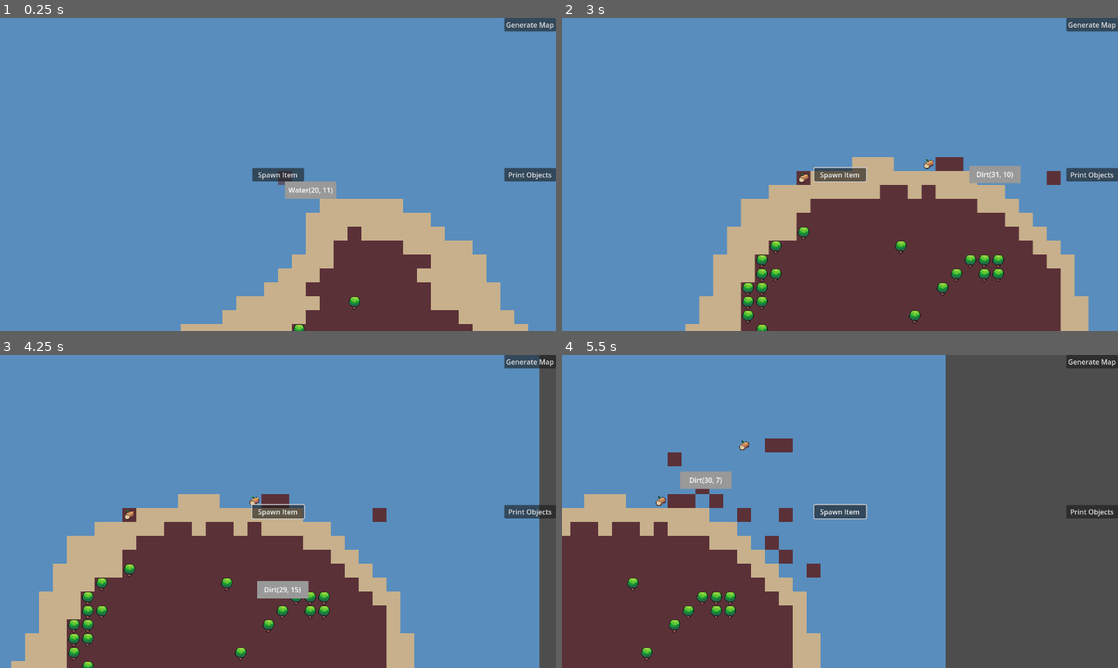
Above: before the commit, frames 1-4 (two rows, left to right).
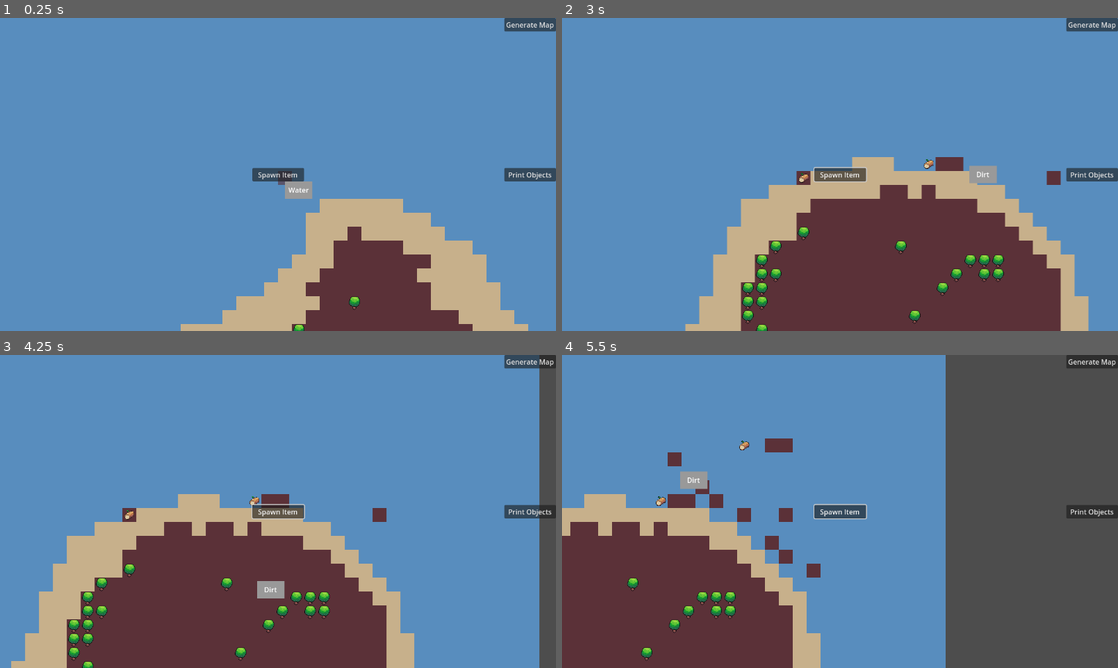
Above: after the commit, the same moments.

Repository: ColdTerror/Core-and-Conveyor
Game: Godot game, scene res://scenes/level.tscn
The game is run twice, just before and just after one commit, with the same random seed, the same clock (stepped at 60 frames per second) and the same inputs. The engine's default icon, where the game draws it, is replaced by a stand-in: a white triangle on a blue panel in a dark square.
Inputs (mouse positions are in pixels of both pictures, inside the frame that each line leads up to):
- Up to frame 1 (0.25 s): no input
- Up to frame 2 (3 s): click "Generate Map" at 0.5 s; click "Print Objects" at 1.25 s; click "Spawn Item" at 2 s; tap Enter at 2.75 s; move the mouse to (962, 158) at 2.77 s; hold Right (ui_right) from 2.78 s (still down); hold R (rotate_tile) from 2.78 s (still down); click (962, 158) at 2.92 s
- Up to frame 3 (4.25 s): release Right (ui_right) at 3.5 s; release R (rotate_tile) at 3.5 s; drag from (166, 527) to (250, 574) at 3.52 s
- Up to frame 4 (5.5 s): tap Space at 4.25 s; move the mouse to (895, 442) at 4.27 s; hold Right (ui_right) 4.28-5 s; hold R (rotate_tile) 4.28-5 s; click (895, 442) at 4.42 s; drag from (812, 574) to (673, 464) at 5.02 s

The runs differ from the first frame. In frame 1, 0.2% of the frame differs, in the area x 55-61%, y 52-58%; in frame 2, 0.3%; in frame 3, 0.3%; in frame 4, 0.3%, in the area x 22-31%, y 37-43%.
Error in both runs: Invalid access to property or key 'buildings' on a base object of type 'Node2D (Level.gd)'. (res://scripts/item.gd:27)

Commit message:
Refactor resource system for generic regrowth and visuals
Generalize the resource and regrowth system to support multiple resource types beyond forests. Resource state changes now use data-driven atlas coordinates for visuals, removing hardcoded constants. The resource manager and level scripts have been updated to handle generic resource harvesting, regrowth, and state transitions, with improved tooltip and input handling.

Diff:
--- a/resources/tiles/3_Forest.tres
+++ b/resources/tiles/3_Forest.tres
@@ -6,4 +6,8 @@
 script = ExtResource("1_dcr3u")
 display_name = "Forest"
 is_object = true
+can_regrow = true
+atlas_coords_full = Vector2i(1, 3)
+atlas_coords_depleted = Vector2i(0, 4)
+atlas_coords_harvesting = Vector2i(2, 3)
 metadata/_custom_type_script = "uid://dnsharo0i5t5i"
--- a/resources/tiles/tile_data_resource.gd
+++ b/resources/tiles/tile_data_resource.gd
@@ -2,16 +2,25 @@
 extends Resource
 class_name TileDataResource
 
+@export_group("General")
 @export var display_name: String = "Unknown"
 @export var is_object: bool = false
 @export var is_conveyor: bool = false
 @export var conveyor_direction: Vector2 = Vector2.RIGHT
+
+@export_group("Mining & Resources")
 @export var total_resources: int = 10
 @export var amount_per_mine: int = 1
 @export var mining_time: float = 1.0
-@export var regrow_time: float = 5.0 # optional per tile
-var current_resources: int = total_resources
-@export var texture: Texture2D
 
-func _init():
-	current_resources = total_resources
+@export_group("Regrowth")
+@export var can_regrow: bool = false
+@export var regrow_time: float = 5.0
+
+@export_group("Visuals (Atlas Coords)")
+# Default/Full state coordinates (e.g. The full tree)
+@export var atlas_coords_full: Vector2i
+# Depleted/Stump state coordinates (e.g. The stump)
+@export var atlas_coords_depleted: Vector2i = Vector2i(-1, -1)
+# Optional: Intermediate state (e.g. Leafless tree)
+@export var atlas_coords_harvesting: Vector2i = Vector2i(-1, -1)
--- a/scripts/Level.gd
+++ b/scripts/Level.gd
@@ -67,40 +67,55 @@
 
 func _ready():
 	generate_simple_map()
-
-	#Hide popup at start
 	hover_popup.hide()
 
-	ResourceManager.forest_state_changed.connect(_on_forest_state_changed)
+	# Connect the new Generic Signal
+	ResourceManager.resource_state_changed.connect(_on_resource_state_changed)
 
 
 
 # =========================
-# Forest regrowth helpers
+# Resource state change
 # =========================
 
-const TREE_FULL_ATLAS := Vector2i(1, 3)
-const TREE_LEAFLESS_ATLAS := Vector2i(2, 3)
-const TREE_STUMP_ATLAS := Vector2i(0, 4)
-
-func is_forest_tile(tile: Vector2i) -> bool:
-	var atlas := object_layer.get_cell_atlas_coords(tile)
-	return atlas == TREE_FULL_ATLAS
-
-func remove_forest(tile: Vector2i):
-	ResourceManager.harvest_forest(tile)
-
-func _on_forest_state_changed(tile: Vector2i, state: int):
+func _on_resource_state_changed(tile: Vector2i, state: int, data: TileDataResource):
+	# Now we don't need hardcoded constants like TREE_FULL_ATLAS!
+	# We use the data passed back to us.
+
 	match state:
-		ResourceManager.ForestState.FULL:
-			object_layer.set_cell(tile, 0, TREE_FULL_ATLAS)
-
-		ResourceManager.ForestState.HARVESTING:
-			object_layer.set_cell(tile, 0, TREE_LEAFLESS_ATLAS)
-
-		ResourceManager.ForestState.DEPLETED:
-			object_layer.set_cell(tile, 0, TREE_STUMP_ATLAS)
-
+		ResourceManager.ResourceState.FULL:
+			object_layer.set_cell(tile, 0, data.atlas_coords_full)
+			# Refill health in your tracking dict
+			if active_grid_objects.has(tile):
+				active_grid_objects[tile]["health"] = data.total_resources
+
+		ResourceManager.ResourceState.HARVESTING:
+			# If the data has a specific look for harvesting (leafless), use it
+			if data.atlas_coords_harvesting != Vector2i(-1, -1):
+				object_layer.set_cell(tile, 0, data.atlas_coords_harvesting)
+
+		ResourceManager.ResourceState.DEPLETED:
+			# If the data has a stump look, use it; otherwise remove tile
+			if data.atlas_coords_depleted != Vector2i(-1, -1):
+				object_layer.set_cell(tile, 0, data.atlas_coords_depleted)
+			else:
+				object_layer.set_cell(tile, -1) # Remove completely if no stump sprite
+
+
+
+func handle_harvest_input(grid_pos: Vector2i):
+	# 1. Check if something exists here
+	if not active_grid_objects.has(grid_pos):
+		return
+
+	var obj_info = active_grid_objects[grid_pos]
+	var data = obj_info["data"]
+
+	# 2. Send Request to Manager
+	# We pass 'obj_info' so the manager can edit the health directly.
+	# We can also pass a specific amount (e.g. 10) if we have a super-pickaxe later.
+	ResourceManager.request_harvest(grid_pos, obj_info)
+# ===========================
 
 func get_object_tile_index(tile: Vector2i) -> int:
 	var atlas := object_layer.get_cell_atlas_coords(tile)
@@ -122,8 +137,7 @@
 			place_tile(grid_pos, tile_library[current_tile_index])
 
 	if Input.is_mouse_button_pressed(MOUSE_BUTTON_RIGHT):
-		if is_forest_tile(grid_pos):
-			remove_forest(grid_pos)
+		handle_harvest_input(grid_pos)
 
 
 
@@ -197,8 +211,7 @@
 			# Thick Forests on Grass
 			if t_type == TERRAIN_GRASS:
 				if d_val > 0.68: # Higher number = thicker, smaller groves
-					object_layer.set_cell(pos, 0, TREE_FULL_ATLAS)
-					ResourceManager.forest_states[pos] = ResourceManager.ForestState.FULL
+					place_resource_at(pos, RES_TREE)
 
 			# Concentrated Rock Veins on Mountains
 			if t_type == RES_STONE:
@@ -214,10 +227,13 @@
 
 func place_resource_at(grid_pos: Vector2i, resource_index: int):
 	if resource_index >= tile_library.size(): return
+
 	var data = tile_library[resource_index]
-	var atlas_coords = Vector2i(resource_index % ATLAS_COLUMNS, resource_index / ATLAS_COLUMNS)
-
-	object_layer.set_cell(grid_pos, 0, atlas_coords)
+
+	# NEW: Use the explicit coordinate from the resource data
+	object_layer.set_cell(grid_pos, 0, data.atlas_coords_full)
+
+	# Register in the system
 	active_grid_objects[grid_pos] = {
 		"health": data.total_resources,
 		"data": data
@@ -241,25 +257,26 @@
 
 func update_tooltip(grid_pos: Vector2i):
 	tooltip.visible = false
-	if is_forest_tile(grid_pos):
-		tooltip_label.text = "Forest"
+
+	# 1. Check for Objects (Trees, Rocks, Buildings) using your dictionary
+	if active_grid_objects.has(grid_pos):
+		var info = active_grid_objects[grid_pos]
+		var data = info["data"]
+
+		tooltip_label.text = "%s\nHP: %d/%d" % [data.display_name, info["health"], data.total_resources]
 		tooltip.visible = true
 		tooltip.global_position = get_viewport().get_mouse_position() + Vector2(16, 16)
 		return
 
-	var obj_atlas = object_layer.get_cell_atlas_coords(grid_pos)
+	# 2. Fallback: Check for Terrain (Grass/Water/Sand)
+	# Since terrain isn't in active_grid_objects, we keep the old math logic here
 	var terr_atlas = terrain_layer.get_cell_atlas_coords(grid_pos)
-
-	var index = -1
-	if obj_atlas != Vector2i(-1, -1):
-		index = obj_atlas.y * ATLAS_COLUMNS + obj_atlas.x
-	elif terr_atlas != Vector2i(-1, -1):
-		index = terr_atlas.y * ATLAS_COLUMNS + terr_atlas.x
-
-	if index != -1 and index < tile_library.size():
-		tooltip_label.text = tile_library[index].display_name + str(grid_pos)
-		tooltip.visible = true
-		tooltip.global_position = get_viewport().get_mouse_position() + Vector2(16, 16)
+	if terr_atlas != Vector2i(-1, -1):
+		var index = terr_atlas.y * ATLAS_COLUMNS + terr_atlas.x
+		if index < tile_library.size():
+			tooltip_label.text = tile_library[index].display_name
+			tooltip.visible = true
+			tooltip.global_position = get_viewport().get_mouse_position() + Vector2(16, 16)
 
 func place_tile(grid_pos: Vector2i, data: TileDataResource):
 	var atlas_coords = Vector2i(current_tile_index % ATLAS_COLUMNS, current_tile_index / ATLAS_COLUMNS)
--- a/scripts/resource_manager.gd
+++ b/scripts/resource_manager.gd
@@ -1,55 +1,120 @@
+# ResourceManager.gd
 extends Node
 
-enum ForestState {
+enum ResourceState {
 	FULL,
 	HARVESTING,
 	DEPLETED
 }
 
-@export var forest_regrow_time := 5.0
-@export var forest_mid_regrow_time := 2.0
+# Key: Vector2i -> { "timer": float, "data": TileDataResource, "target_dict": Dictionary }
+var active_regrowth_tasks := {}
 
-# tile -> ForestState
-var forest_states := {}
+# NEW: Key: Vector2i -> float (Time remaining)
+var mining_cooldowns := {}
 
-# tile -> time remaining
-var regrowing_forests := {}
+signal resource_state_changed(tile: Vector2i, state: ResourceState, data: TileDataResource)
 
-signal forest_state_changed(tile: Vector2i, state: int)
+# ---------------------------------------------------------
+# HARVEST LOGIC
+# ---------------------------------------------------------
+func request_harvest(tile: Vector2i, object_info: Dictionary, amount: int = -1):
 
-func harvest_forest(tile: Vector2i):
-	if forest_states.get(tile, ForestState.FULL) != ForestState.FULL:
+	# 1. CHECK: Is the tile regrowing?
+	if active_regrowth_tasks.has(tile):
 		return
 
-	# Step 1: harvesting begins
-	forest_states[tile] = ForestState.HARVESTING
-	forest_state_changed.emit(tile, ForestState.HARVESTING)
+	# 2. NEW CHECK: Is the tile on mining cooldown?
+	if mining_cooldowns.has(tile):
+		return
 
-	# Step 2: schedule depletion
-	get_tree().create_timer(1.5).timeout.connect(func():
-		forest_states[tile] = ForestState.DEPLETED
-		forest_state_changed.emit(tile, ForestState.DEPLETED)
+	var data = object_info["data"] as TileDataResource
 
-		# Step 3: start regrow timer
-		regrowing_forests[tile] = forest_regrow_time
-	)
+	# 3. START COOLDOWN
+	# We prevent this tile from being hit again for 'mining_time' seconds
+	mining_cooldowns[tile] = data.mining_time
 
+	# 4. THE MATH
+	var final_amount = amount if amount > 0 else data.amount_per_mine
+	object_info["health"] -= final_amount
+	print("Harvested! HP: %d. Cooldown started: %.1fs" % [object_info["health"], data.mining_time])
+
+	# 5. State Decision
+	if object_info["health"] <= 0:
+		object_info["health"] = 0
+		_handle_depletion(tile, data, object_info)
+	else:
+		_handle_hit(tile, data)
+
+# ---------------------------------------------------------
+# PROCESS LOOPS
+# ---------------------------------------------------------
 func _process(delta):
-	var finished := []
+	# Loop 1: Handle Mining Cooldowns (The new logic)
+	_process_mining_cooldowns(delta)
 
-	for tile in regrowing_forests.keys():
-		regrowing_forests[tile] -= delta
+	# Loop 2: Handle Forest Regrowth (The existing logic)
+	_process_regrowth(delta)
 
-		# halfway point → leafless
-		if regrowing_forests[tile] <= forest_mid_regrow_time \
-		and forest_states[tile] == ForestState.DEPLETED:
-			forest_states[tile] = ForestState.HARVESTING
-			forest_state_changed.emit(tile, ForestState.HARVESTING)
+func _process_mining_cooldowns(delta: float):
+	if mining_cooldowns.is_empty(): return
 
-		if regrowing_forests[tile] <= 0:
-			finished.append(tile)
+	var finished_cooldowns := []
 
-	for tile in finished:
-		regrowing_forests.erase(tile)
-		forest_states[tile] = ForestState.FULL
-		forest_state_changed.emit(tile, ForestState.FULL)
+	for tile in mining_cooldowns:
+		mining_cooldowns[tile] -= delta
+		if mining_cooldowns[tile] <= 0:
+			finished_cooldowns.append(tile)
+
+	for tile in finished_cooldowns:
+		mining_cooldowns.erase(tile)
+		# Optional: Emit a signal here if you want to show a "Ready to mine" UI icon
+
+func _process_regrowth(delta: float):
+	if active_regrowth_tasks.is_empty(): return
+
+	var finished_regrowth := []
+
+	for tile in active_regrowth_tasks:
+		var task = active_regrowth_tasks[tile]
+		task["timer"] -= delta
+		if task["timer"] <= 0:
+			finished_regrowth.append(tile)
+
+	for tile in finished_regrowth:
+		_finish_regrowth(tile)
+
+# ... (Keep _handle_hit, _handle_depletion, and _finish_regrowth exactly as they were) ...
+
+# --- Internal Logic ---
+
+func _handle_hit(tile: Vector2i, data: TileDataResource):
+	# Tell Level to show "Leafless" or "Cracked" sprite
+	resource_state_changed.emit(tile, ResourceState.HARVESTING, data)
+
+func _handle_depletion(tile: Vector2i, data: TileDataResource, object_info: Dictionary):
+	# Tell Level to show "Stump"
+	resource_state_changed.emit(tile, ResourceState.DEPLETED, data)
+
+	if data.can_regrow:
+		active_regrowth_tasks[tile] = {
+			"timer": data.regrow_time,
+			"data": data,
+			"target_dict": object_info # Store reference so we can heal it later!
+		}
+
+
+func _finish_regrowth(tile: Vector2i):
+	var task = active_regrowth_tasks[tile]
+	var data = task["data"]
+	var target_dict = task["target_dict"]
+
+	# 1. THE MATH (Reset Health)
+	# Because we stored the reference, this updates the dictionary inside Level.gd!
+	target_dict["health"] = data.total_resources
+
+	# 2. Cleanup
+	active_regrowth_tasks.erase(tile)
+
+	# 3. Visuals
+	resource_state_changed.emit(tile, ResourceState.FULL, data)
